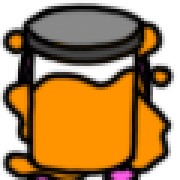
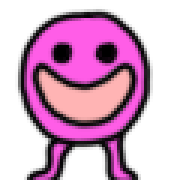
Layered file, before and after one edit (180x180). Changes by layer:
hid "Jar" over [18, 0, 150, 180]
hid "Jam" over [0, 3, 177, 180]
hid "Manic Jam" over [15, 30, 153, 174]
hid "Manic Walk 1" over [15, 12, 153, 180]
hid "Manic Walk 2" over [15, 12, 153, 180]
hid "Depression Jam" over [15, 30, 153, 174]
hid "Depression Walk 1" over [15, 12, 153, 180]
hid "Depression Walk 2" over [15, 12, 153, 180]
hid "Depression Idle" over [15, 6, 153, 180]
